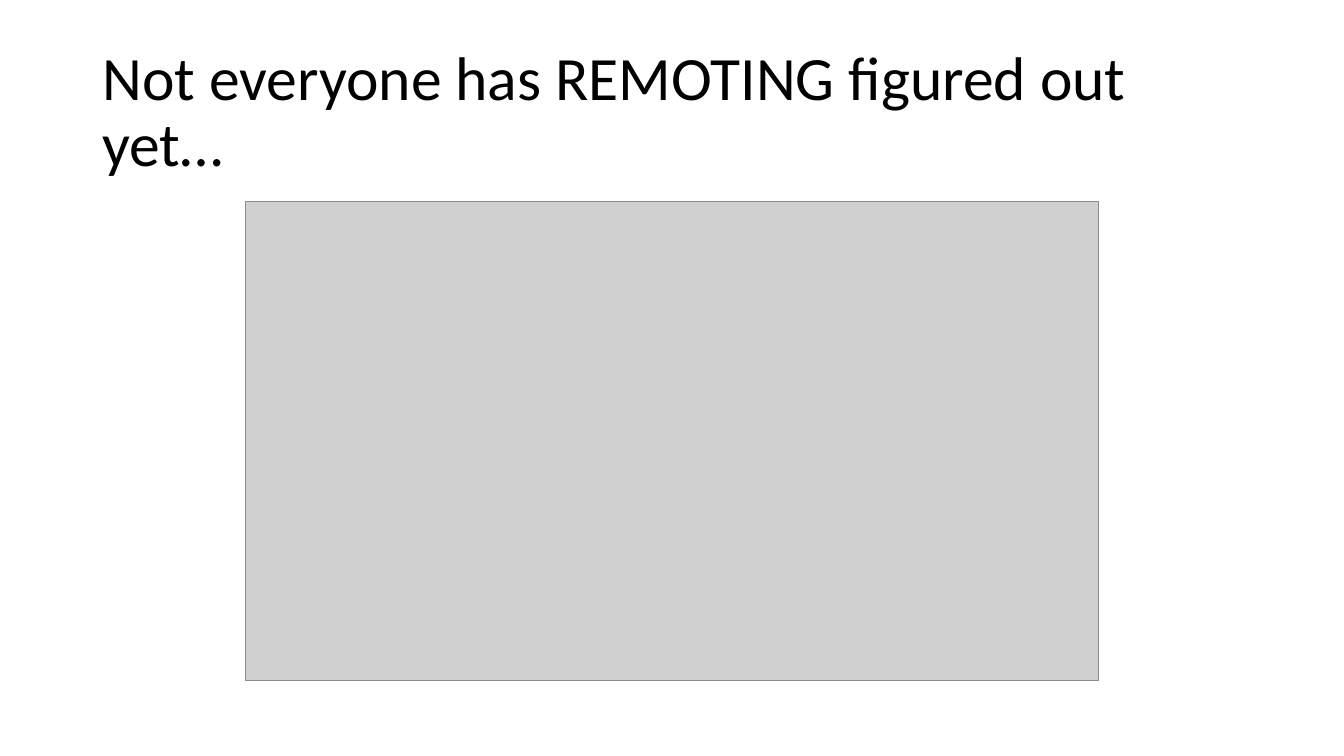
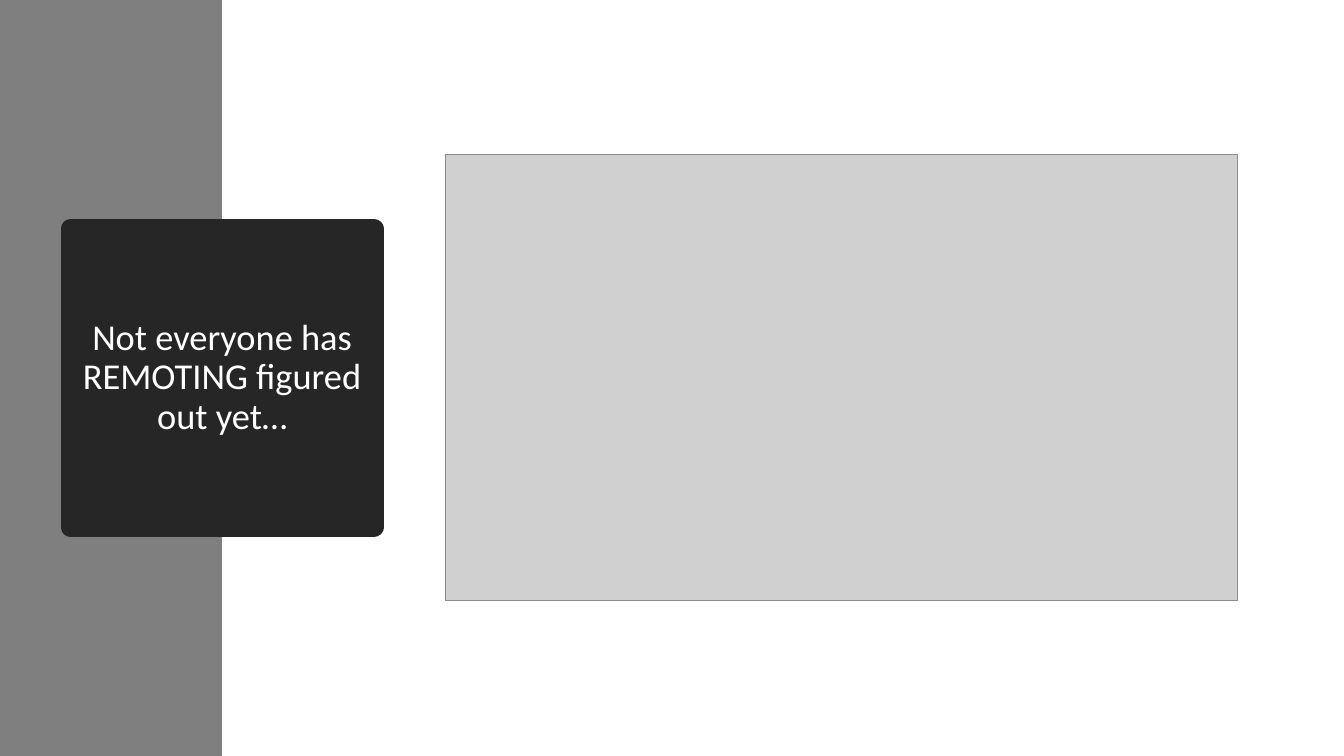
Before and after one commit to compwiz32/Presentations, a slide deck: slide 7 of 2019-11 RTPSUG/Configuring PSRemoting security and logging.pptx (slide 10 before the commit). Drawn at 1344x756 pixels with LibreOffice and Linux fonts; fonts in the diff are those of the drawing; grey boxes stand for pictures. Boxes give left, top, right and bottom in pixels: in the first picture for what was removed or moved away, otherwise in the second. Text is boxed around its words. In the diff, an @@ line names an element or a change of style, - is before the commit and + after.

```diff
--- a/2019-11 RTPSUG/Configuring PSRemoting security and logging.pptx
+++ b/2019-11 RTPSUG/Configuring PSRemoting security and logging.pptx
@@ rectangle added at [0,0,222,756], fill #7F7F7F @@
@@ picture: place and size @@
-picture at [245,202,1099,682]
+picture at [446,155,1238,601]
@@ title "Not everyone has REMOTING figured ...": place and size @@
-title "Not everyone has REMOTING figured ..." at [102,57,1125,176]
+title "Not everyone has REMOTING figured ..." at [71,229,374,527]
@@ title "Not everyone has REMOTING figured ..." at [71,229,374,527]: size 44 to 26 pt, text colour #000000 to #FFFFFF; alignment left to centre; fill none to #262626; outline none to #262626 13.75 pt @@
```
Also in this commit, not shown: 5 other slides changed, 29 slides added, 1 slide removed, 1 other file.
